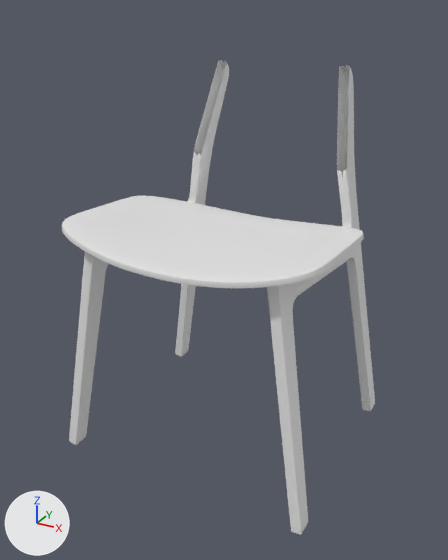
What one commit did to the Blender file experiments/23_hard_surface_modeling/chair.blend.
One viewpoint serves both versions: a camera (50 mm lens) standing at (2.61, -4.89, 4.1) and looking at (-0.01, -0.13, 1.72). Arrows for +X, +Y and +Z are at lower left; the lights stay in place.

Objects in the first picture: 'Chair Leg', 'Seat'.
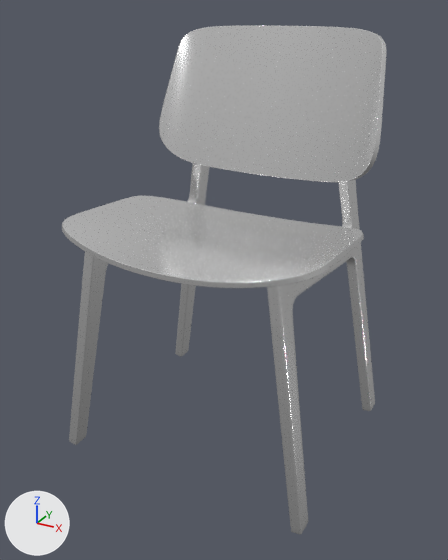
Boxes [x1, y1, x2, y2] around the edits, measured in the pictures (448 x 560 px):
'Plane', added: after [159, 25, 386, 182]
'Seat', recoloured: [62, 195, 364, 288] in both
'Chair Leg', recoloured: [69, 60, 375, 535] in both

The change, as a diff of the scene's bpy script:
```diff
--- a/experiments/23_hard_surface_modeling/chair.blend.py
+++ b/experiments/23_hard_surface_modeling/chair.blend.py
@@ mat_material @@
+mat_material = principled_material('Material')
+mat_material.base_color = (1.0, 1.0, 1.0)  # white #ffffff
+mat_material.metallic = 1.0
+mat_material.roughness = 0.155
@@ me_cube @@
 me_cube.from_pydata(...)  # 197 vertices, 163 faces, 1 loose edge; spans x 0.0..0.04, y -0.08..2.15, z 0.0..3.62
+me_cube.materials.append(mat_material)  # white #ffffff
@@ me_plane_001 @@
 me_plane_001.from_pydata(...)  # 16 vertices, 9 faces; spans x 0.0..1.24, y -1.2..0.71, z -0.01..0.19
+me_plane_001.materials.append(mat_material)  # white #ffffff
@@ me_plane @@
+me_plane.from_pydata([(0.0, -0.84, -0.272), (1.163, -0.588, 0.132), (0.0, 0.635, -0.267), (1.04, 0.435, 0.039), (0.494, -0.827, -0.206), (0.441, 0.619, -0.212), (0.966, -0.808, -0.043), (0.909, 0.561, -0.041), (0.0, 0.32, -0.272), (1.052, 0.316, 0.056), (0.464, 0.324, -0.21), (0.93, 0.324, -0.04), (0.0, -0.438, -0.272), (1.121, -0.245, 0.104), (0.493, -0.423, -0.208), (0.953, -0.336, -0.033)], [], [(11, 9, 3, 7), (8, 10, 5, 2), (10, 11, 7, 5), (14, 15, 11, 10), (12, 14, 10, 8), (15, 13, 9, 11), (6, 1, 13, 15), (0, 4, 14, 12), (4, 6, 15, 14)])
+me_plane.polygons.foreach_set('use_smooth', [True] * 9)
+me_plane.materials.append(mat_material)  # white #ffffff
@@ ob_plane @@
+ob_plane = bpy.data.objects.new('Plane', me_plane)
+ob_plane.location = (0.0, 0.769, 3.399)
+ob_plane.rotation_euler = (1.302, 0.0, 0.0)  # degrees (75, 0, 0)
+_m = ob_plane.modifiers.new('Mirror', 'MIRROR')
+_m = ob_plane.modifiers.new('Subdivision', 'SUBSURF')
+_m.levels = 3
+_m.render_levels = 3
+_m = ob_plane.modifiers.new('Solidify', 'SOLIDIFY')
+_m.thickness = 0.05
+_m = ob_plane.modifiers.new('Bevel', 'BEVEL')
+_m.width = 0.005
+_m.width_pct = 0.005
+_m.segments = 2
+_m.harden_normals = True
```
